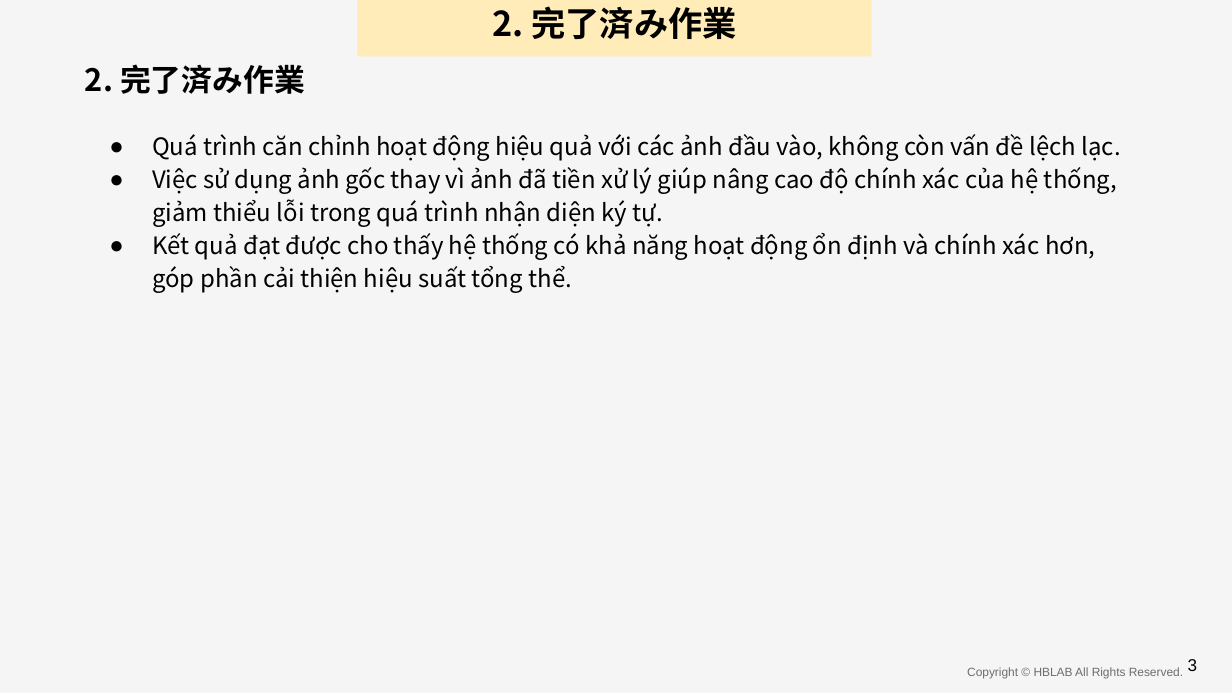
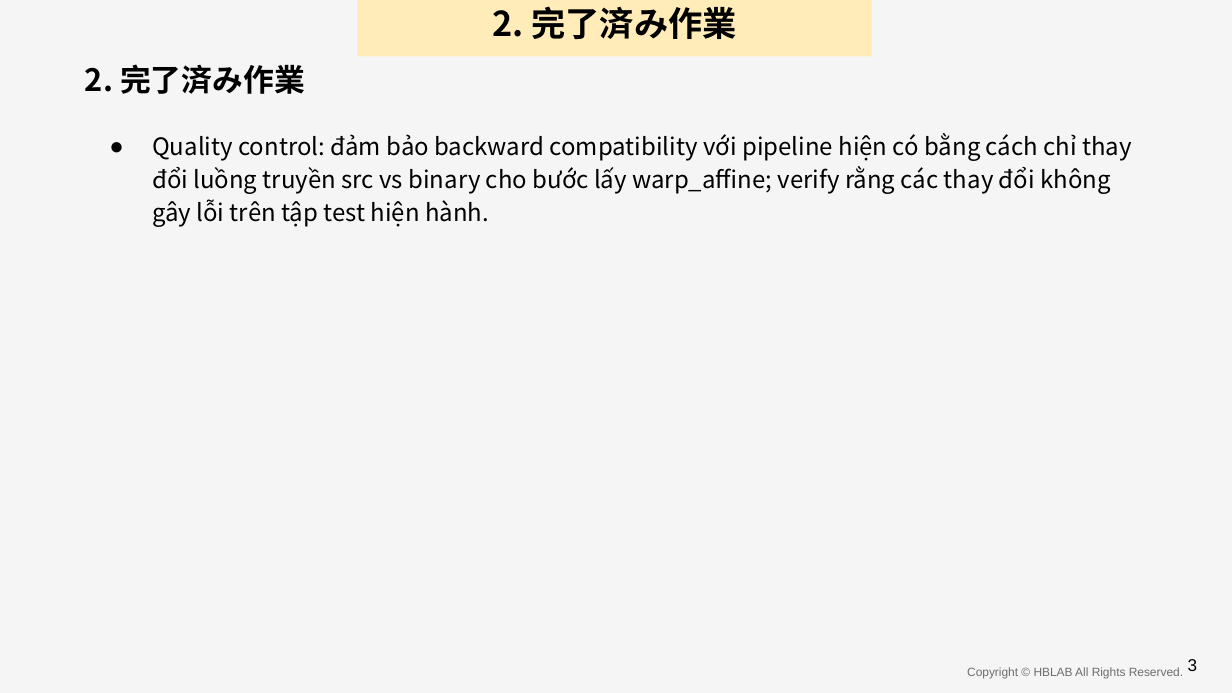
Before and after one commit to anhnvVNU/slide_maker, a slide deck: slide 10 of output/final_presentation.pptx. Drawn at 1232x693 pixels with LibreOffice and Linux fonts; fonts in the diff are those of the drawing; background and template pictures are left out. Boxes give left, top, right and bottom in pixels: in the first picture for what was removed or moved away, otherwise in the second. Text is boxed around its words. In the diff, an @@ line names an element or a change of style, - is before the commit and + after.

```diff
--- a/output/final_presentation.pptx
+++ b/output/final_presentation.pptx
@@ text at <box>152,133,1132,227</box>: text changed @@
-● Quá trình căn chỉnh hoạt động hiệu quả với các ảnh đầu vào, không còn vấn đề lệch lạc.
-● Việc sử dụng ảnh gốc thay vì ảnh đã tiền xử lý giúp nâng cao độ chính xác của hệ thống, giảm thiểu lỗi trong quá trình nhận diện ký tự.
-● Kết quả đạt được cho thấy hệ thống có khả năng hoạt động ổn định và chính xác hơn, góp phần cải thiện hiệu suất tổng thể.
+● Quality control: đảm bảo backward compatibility với pipeline hiện có bằng cách chỉ thay đổi luồng truyền src vs binary cho bước lấy warp_affine; verify rằng các thay đổi không gây lỗi trên tập test hiện hành.
```
Also in this commit, not shown: 12 other slides changed, 2 slides added, 7 slides removed, 11 other files.
